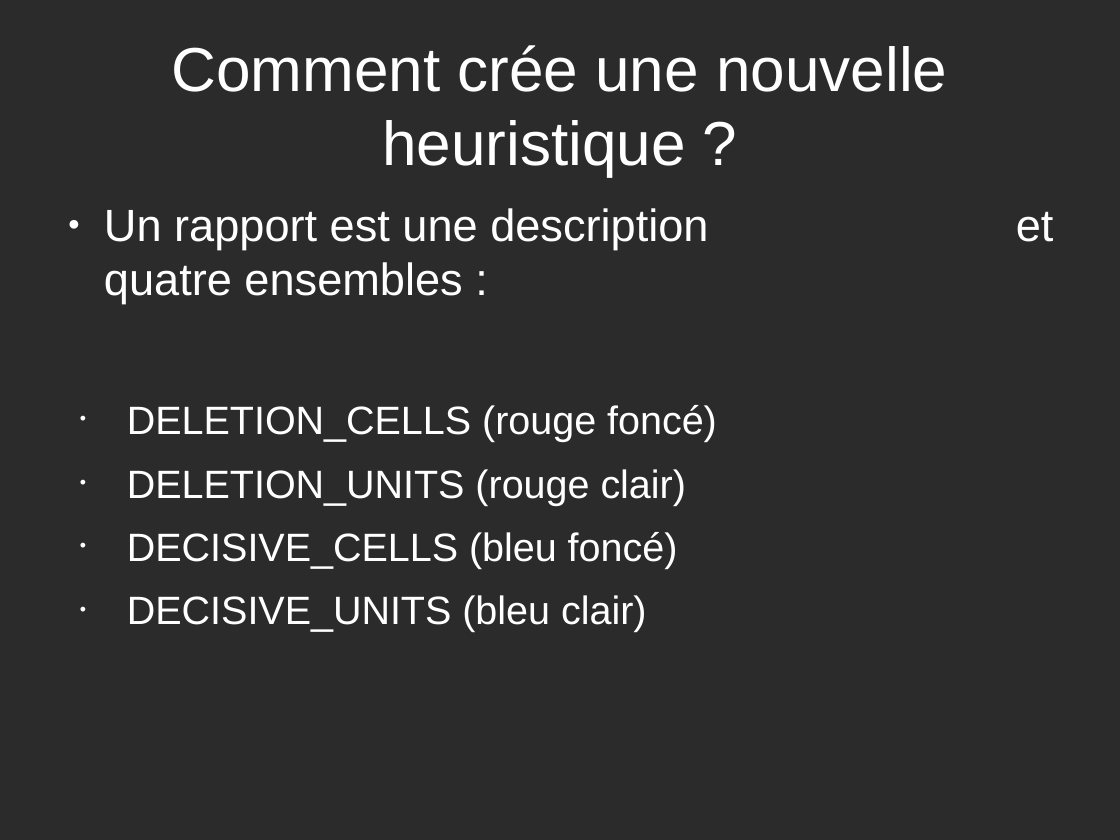
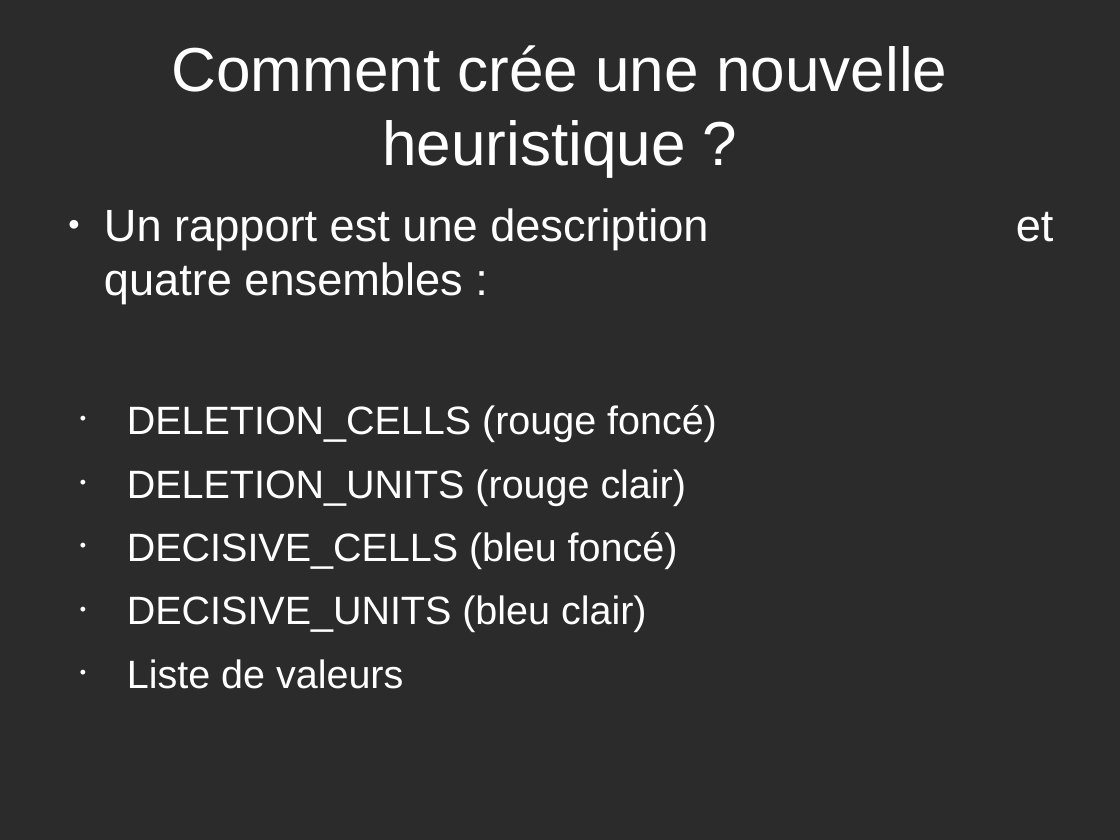
Before and after one commit to yuki1996/Sudoku, a slide deck: slide 10 of rapport/presentation.odp (slide 26 before the commit). Drawn at 1120x840 pixels with LibreOffice and Linux fonts; fonts in the diff are those of the drawing; background and template pictures are left out; a plain dark background stands for a picture behind light text. Boxes give left, top, right and bottom in pixels: in the first picture for what was removed or moved away, otherwise in the second. Text is boxed around its words. In the diff, an @@ line names an element or a change of style, - is before the commit and + after.

```diff
--- a/rapport/presentation.odp
+++ b/rapport/presentation.odp
@@ text at [127,659,403,689]: paragraph added @@
+  • Liste de valeurs
```
Also in this commit, not shown: 2 other slides changed, 6 slides added, 20 slides removed.
